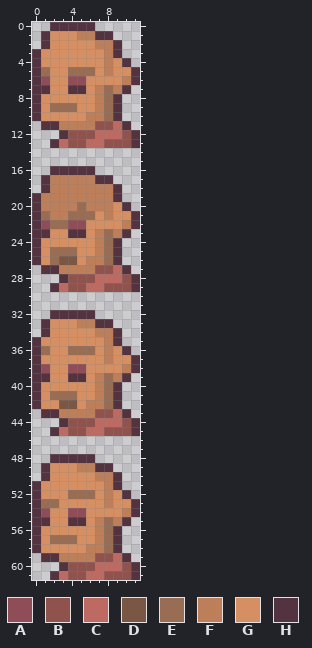
File history of a pixel-art sprite, Assets/Animations/Character Sprites and Animations/NPCs/Townsperson Blacksmith/Chatheads.png. This is how it looked before the edit.
The file is 12x62 pixels.
Palette (. is transparent): A #8f4d57  B #90524c  C #bd6a62  D #795744  E #996d53  F #bd7f5a  G #d68f63  H #52333f
Pixels before, first column x 0:
 0 ..HHHHH.....
 1 .HGGGFFHH...
 2 .HGGGGGFFH..
 3 HGGGGGGGFH..
 4 HGGGGGGGFGH.
 5 HEGGEEEGFGGH
 6 HAGGAAGGGGFH
 7 HHGGHHGFEFH.
 8 HGGGGGGFEH..
 9 HGEEEGGFEH..
10 HGGGGGFFEH..
11 .HHFFFFBBCH.
12 ...HBBBCCCBH
13 ..HCBBCCBBBH
14 ............
15 ............
16 ..HHHHH.....
17 .HFFFFFHH...
18 .HFFFFFFFH..
19 HFFFFFFFFH..
20 HFFFFEFFFGH.
21 HEFFEEEGFGGH
22 HAEEAAGGGGFH
23 HHGGHHGFEFH.
24 HGGGGGGFEH..
25 HGEEEGGFEH..
26 HGEDDGFFEH..
27 .HHFFFFBBCH.
28 ...HBBBCCCBH
29 ..HCBBCCBBBH
30 ............
31 ............
32 ..HHHHH.....
33 .HGGGFFHH...
34 .HGGGGGFFH..
35 HGGGGGGGFH..
36 HEGGEEEGFGH.
37 HGGGGGGGFGGH
38 HAGGAAGGGGFH
39 HHGGHHGFEFH.
40 HGGGGGGFEH..
41 HGEEEGGFEH..
42 HGGDDGFFEH..
43 .HHFFFFBBCH.
44 ...HBBBCCCBH
45 ..HCBBCCBBBH
46 ............
47 ............
48 ..HHHHH.....
49 .HGGGFFHH...
50 .HGGGGGFFH..
51 HGGGGGGGFH..
52 HGGGEEEGFGH.
53 HEEGGGGGFGGH
54 HAGGAAGGGGFH
55 HHGGHHGFEFH.
56 HGGGGGGFEH..
57 HGEEEGGFEH..
58 HGGGGGFFEH..
59 .HHFFFFBBCH.
60 ...HBBBCCCBH
61 ..HCBBCCBBBH
After the commit:
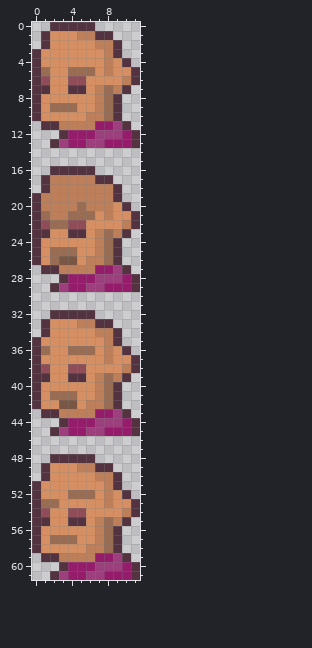
The exact change:
colour B: #90524c -> #941c6b
colour C: #bd6a62 -> #9d3f7d
Changed places in both pictures, as pixel boxes (x1, y1, x2, y2):
changed: (59, 121, 131, 148)
changed: (59, 265, 131, 292)
changed: (59, 409, 131, 436)
changed: (59, 553, 131, 580)
